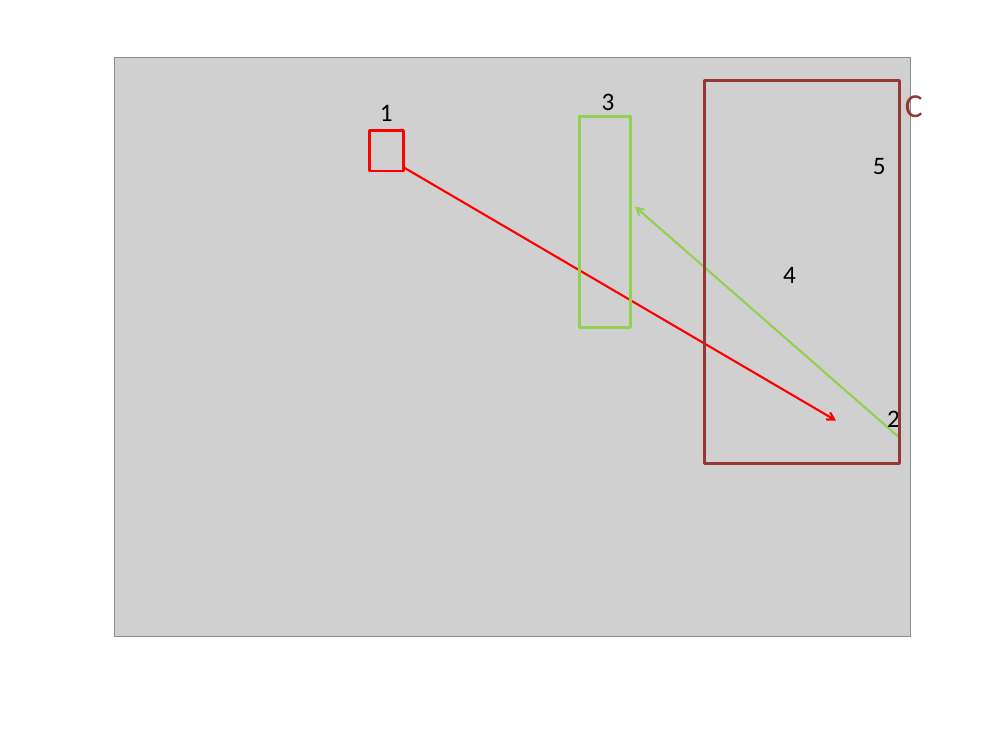
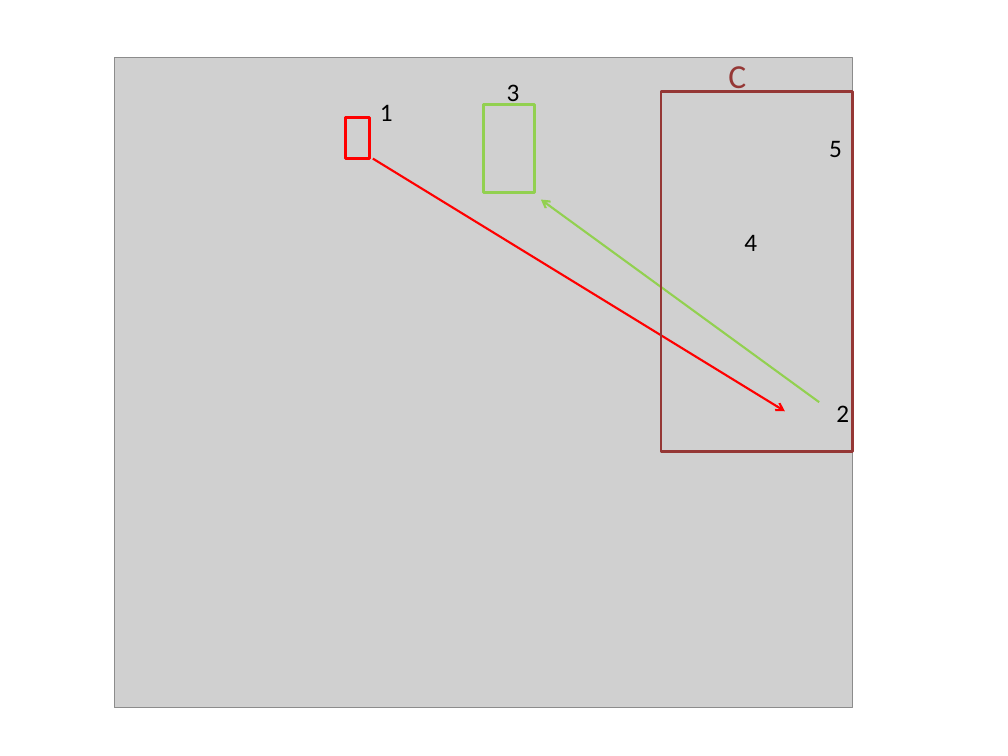
Before and after one commit to DePrettoM/EEGpal, a slide deck: slide 3 of Manuels/picture_EEGpal_manuals.pptx. Drawn at 1008x756 pixels with LibreOffice and Linux fonts; fonts in the diff are those of the drawing; grey boxes stand for pictures. Boxes give left, top, right and bottom in pixels: in the first picture for what was removed or moved away, otherwise in the second. Text is boxed around its words. In the diff, an @@ line names an element or a change of style, - is before the commit and + after.

```diff
--- a/Manuels/picture_EEGpal_manuals.pptx
+++ b/Manuels/picture_EEGpal_manuals.pptx
@@ picture: place and size @@
-picture at <box>114,57,910,636</box>
+picture at <box>114,57,852,708</box>
@@ text "C" rewrapped from <box>905,90,923,126</box> to <box>728,66,746,93</box> @@
@@ text "3": place and size @@
-text "3" at <box>602,93,615,117</box>
+text "3" at <box>507,84,520,106</box>
@@ rectangle: place and size @@
-rectangle at <box>370,130,403,170</box>
+rectangle at <box>345,118,369,158</box>
@@ rectangle: place and size @@
-rectangle at <box>580,116,631,328</box>
+rectangle at <box>483,105,534,193</box>
@@ rectangle: place and size @@
-rectangle at <box>705,81,900,464</box>
+rectangle at <box>661,92,853,452</box>
@@ text "5": place and size @@
-text "5" at <box>873,158,886,174</box>
+text "5" at <box>829,141,842,157</box>
@@ arrow moved from (403, 167) - (836, 420) to (373, 158) - (785, 411) @@
@@ arrow moved from (900, 438) - (635, 207) to (820, 402) - (541, 200) @@
@@ text "4": place and size @@
-text "4" at <box>783,267,796,283</box>
+text "4" at <box>744,235,757,251</box>
@@ text "2" rewrapped from <box>887,407,900,434</box> to <box>836,405,849,422</box> @@
```
Also in this commit, not shown: 4 other slides changed, 1 slide added, 2 slides removed, 4 other files.
